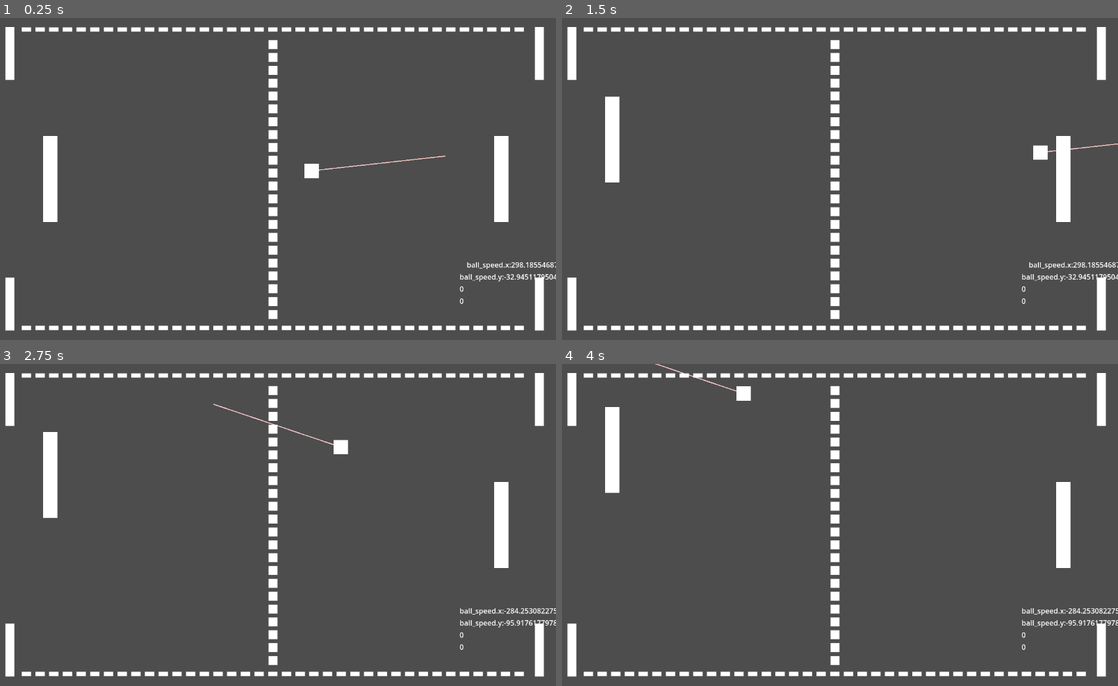
Above: before the commit, frames 1-4 (two rows, left to right).
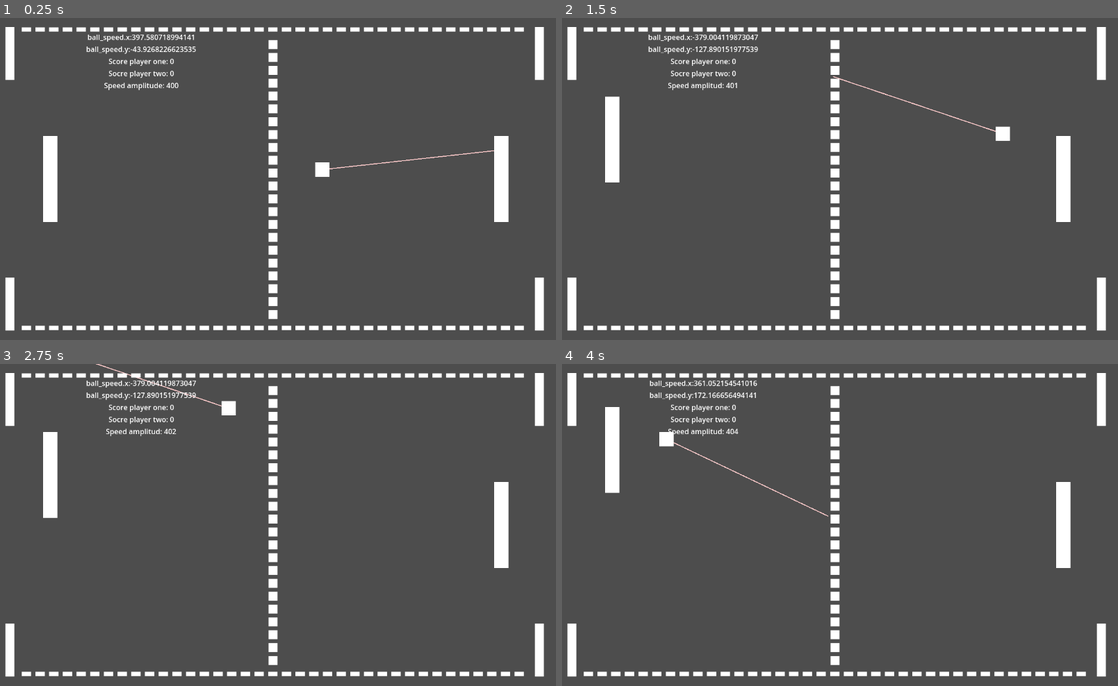
Above: after the commit, the same moments.

Repository: euribates/GodotLab
Game: Godot game, scene res://Main.tscn
Two runs of this game, one before a commit and one after it. Both use one fixed random seed, a clock stepped at 60 frames per second and the inputs below.
Inputs:
- Up to frame 1 (0.25 s): no input
- Up to frame 2 (1.5 s): hold Q (player_one_up) 0.53-1.28 s; hold A (player_one_down) from 1.28 s (still down)
- Up to frame 3 (2.75 s): release A (player_one_down) at 2.03 s; hold Q (player_one_up) from 2.03 s (still down)
- Up to frame 4 (4 s): release Q (player_one_up) at 3.53 s; hold A (player_one_down) from 3.53 s (still down)

The runs differ from the first frame. In frame 1, 1.3% of the frame differs, in the area x 15-100%, y 5-89%; in frame 2, 1.4%; in frame 3, 1.4%; in frame 4, 1.4%.

Commit message:
Speed increment in time

Diff:
--- a/pong/Main.tscn
+++ b/pong/Main.tscn
@@ -19,7 +19,7 @@
 size = Vector2(33.5, 192)
 
 [sub_resource type="RectangleShape2D" id="RectangleShape2D_fos0i"]
-size = Vector2(106, 106)
+size = Vector2(70, 138)
 
 [node name="Node2D" type="Node2D"]
 script = ExtResource("1_pniiv")
@@ -59,11 +59,11 @@
 collision_mask = 2
 
 [node name="CollisionShape2D" type="CollisionShape2D" parent="VerticalLimit"]
-position = Vector2(620, -67)
+position = Vector2(616, -63)
 shape = SubResource("RectangleShape2D_7bhdm")
 
 [node name="CollisionShape2D2" type="CollisionShape2D" parent="VerticalLimit"]
-position = Vector2(618.5, 785.5)
+position = Vector2(619, 782)
 shape = SubResource("RectangleShape2D_7bhdm")
 
 [node name="PlayerOne" type="Area2D" parent="."]
@@ -91,10 +91,10 @@
 texture = ExtResource("3_i8yi5")
 
 [node name="GUI" type="VBoxContainer" parent="."]
-offset_left = 1025.0
-offset_top = 540.0
-offset_right = 1138.0
-offset_bottom = 617.0
+offset_left = 31.0
+offset_top = 31.0
+offset_right = 600.0
+offset_bottom = 684.0
 
 [node name="ball_speed_x" type="Label" parent="GUI"]
 layout_mode = 2
@@ -108,11 +108,19 @@
 
 [node name="lbl_score_player_one" type="Label" parent="GUI"]
 layout_mode = 2
-text = "0"
+text = "Score player one: 0"
+horizontal_alignment = 1
 
 [node name="lbl_score_player_two" type="Label" parent="GUI"]
 layout_mode = 2
-text = "0"
+text = "Socre player two: 0"
+horizontal_alignment = 1
+vertical_alignment = 1
+
+[node name="lbl_speed_amplitude" type="Label" parent="GUI"]
+layout_mode = 2
+text = "Speed amplitude: 400"
+horizontal_alignment = 1
 
 [node name="Background" type="Sprite2D" parent="."]
 position = Vector2(610, 360)
@@ -125,30 +133,31 @@
 collision_mask = 2
 
 [node name="TopLeftCorner" type="CollisionShape2D" parent="LeftCorners"]
-position = Vector2(-21, 85)
+position = Vector2(-3.75, 70)
 shape = SubResource("RectangleShape2D_fos0i")
 
 [node name="BottomLeftCorner" type="CollisionShape2D" parent="LeftCorners"]
-position = Vector2(-21, 633)
+position = Vector2(-4, 649)
 shape = SubResource("RectangleShape2D_fos0i")
 
 [node name="RightCorners" type="Area2D" parent="."]
 collision_mask = 2
 
 [node name="TopLeftCorner" type="CollisionShape2D" parent="RightCorners"]
-position = Vector2(1246, 85)
+position = Vector2(1226, 69)
 shape = SubResource("RectangleShape2D_fos0i")
 
 [node name="BottomLeftCorner" type="CollisionShape2D" parent="RightCorners"]
-position = Vector2(1246, 633)
+position = Vector2(1226, 649)
 shape = SubResource("RectangleShape2D_fos0i")
+
+[node name="Timer" type="Timer" parent="."]
 
 [connection signal="area_entered" from="LeftOut" to="." method="_on_left_out_area_entered"]
 [connection signal="area_entered" from="RightOut" to="." method="_on_right_out_area_entered"]
 [connection signal="area_entered" from="VerticalLimit" to="." method="_on_vertical_exit"]
 [connection signal="area_entered" from="PlayerOne" to="." method="_on_pad_collision"]
 [connection signal="area_entered" from="PlayerTwo" to="." method="_on_pad_collision"]
-[connection signal="area_entered" from="LeftCorners" to="." method="_on_horizontal_exit"]
-[connection signal="child_entered_tree" from="LeftCorners/TopLeftCorner" to="." method="_on_top_left_corner_child_entered_tree"]
-[connection signal="area_entered" from="RightCorners" to="." method="_on_horizontal_exit"]
-[connection signal="child_entered_tree" from="RightCorners/TopLeftCorner" to="." method="_on_top_left_corner_child_entered_tree"]
+[connection signal="area_entered" from="LeftCorners" to="." method="ball_bounce"]
+[connection signal="area_entered" from="RightCorners" to="." method="ball_bounce"]
+[connection signal="timeout" from="Timer" to="." method="inc_speed"]
--- a/pong/main.gd
+++ b/pong/main.gd
@@ -3,7 +3,7 @@
 var score_player_one: int = 0
 var score_player_two: int = 0
 
-var speed_amplitude: float = 300.0
+var speed_amplitude: float = 400.0
 var ball_speed: Vector2
 var pad_speed: int = 160
 
@@ -17,14 +17,15 @@
 	print('start_play')
 	ball.position = Vector2(620, 350)
 	ball_speed = Vector2(620, randf_range(-350, 350)).normalized() * speed_amplitude
+	$Timer.start(1)
 
 func update_scores(to_player_one: int = 0, to_player_two: int = 0):
 	if to_player_one > 0:
 		score_player_one += to_player_one
-		$GUI/lbl_score_player_one.text = str(score_player_one)
+		$GUI/lbl_score_player_one.text = 'Score player one: ' + str(score_player_one)
 	if to_player_two > 0:
 		score_player_two += to_player_two
-		$GUI/lbl_score_player_two.text = str(score_player_two)
+		$GUI/lbl_score_player_two.text = 'Score player two: ' + str(score_player_two)
 
 # Called every frame. 'delta' is the elapsed time since the previous frame.
 func _process(delta: float) -> void:
@@ -77,6 +78,10 @@
 	start_play()
 
 
-func _on_top_left_corner_child_entered_tree(node: Node) -> void:
+func ball_bounce(node: Node) -> void:
 	ball_speed.x = -ball_speed.x
-	ball_speed.rotated(randf_range(-0.03, 0.03))
+
+
+func inc_speed() -> void:
+	speed_amplitude += 1
+	$GUI/lbl_speed_amplitude.text = 'Speed amplitud: ' + str(speed_amplitude)
